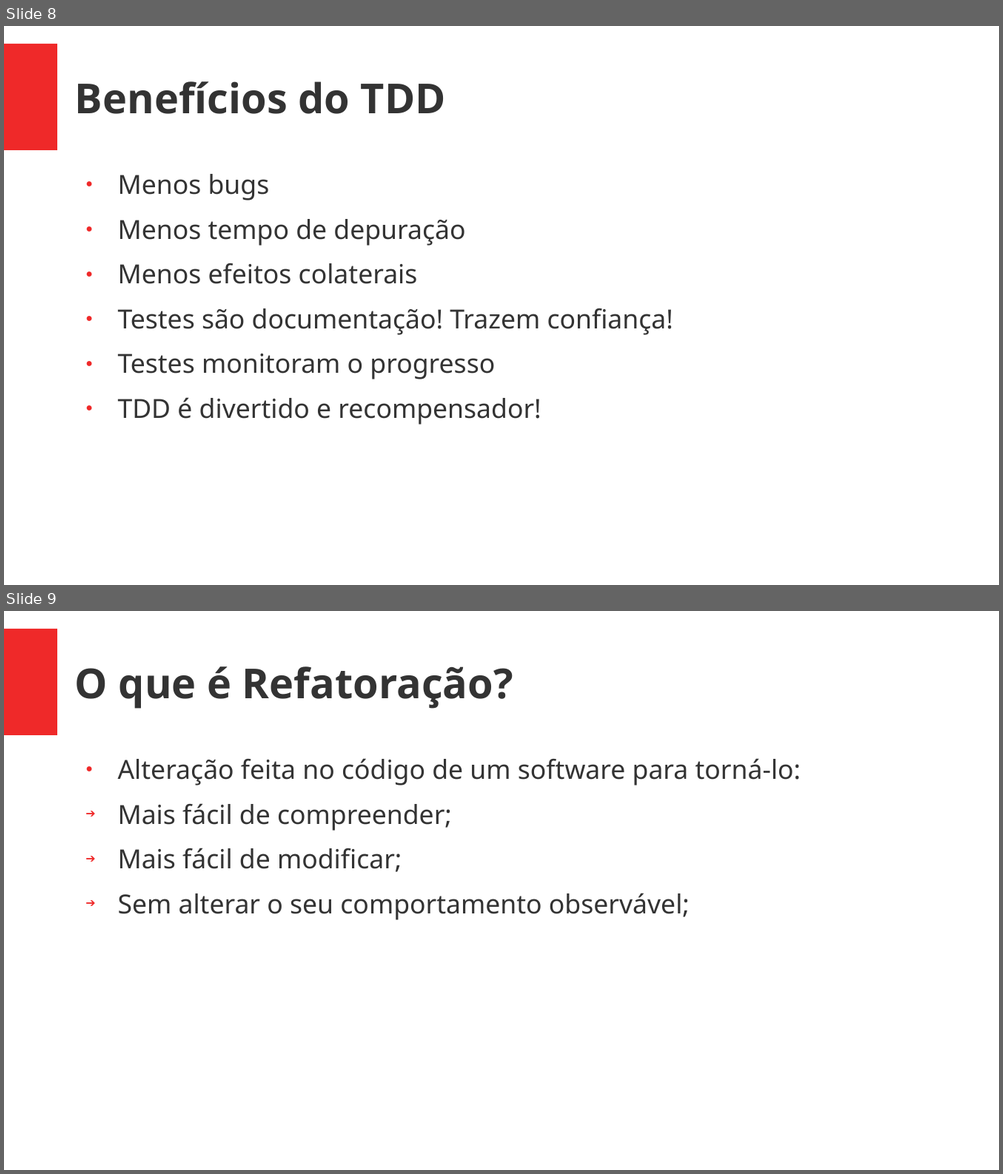
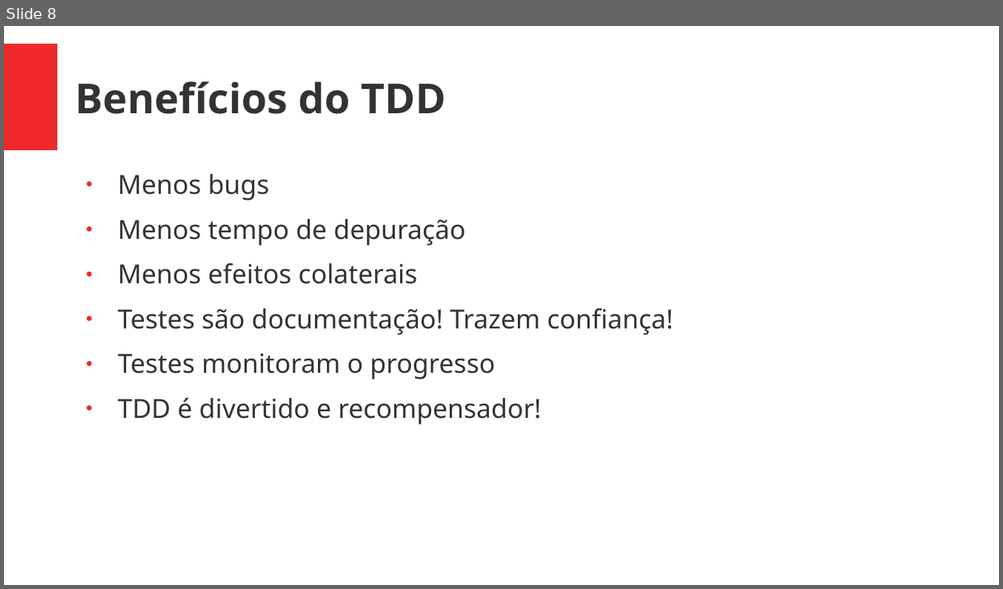
Before and after one commit to Geofisicando/C-orientado-a-testes, a slide deck: slides/oque_e_TDD.pptx. Shown one above the other, each under a label of ours: slides 8 and 9 before the commit, slide 8 after it. The pictures are 1003x1174 and 1003x589 pixels, drawn with LibreOffice and Linux fonts; fonts in the diff are those of the drawing. Boxes give left, top, right and bottom in pixels: in the first picture for what was removed or moved away, otherwise in the second. Text is boxed around its words. In the diff, an @@ line names an element or a change of style, - is before the commit and + after.

```diff
--- a/slides/oque_e_TDD.pptx
+++ b/slides/oque_e_TDD.pptx
@@ slide 9 removed at <box>4,611,999,1170</box>, background #FFFFFF; not listed: 1 template element that a slide beside it also shows @@
@@ text removed at <box>75,667,513,709</box> @@
-O que é Refatoração?
@@ text removed at <box>118,758,801,920</box> @@
-● Alteração feita no código de um software para torná-lo:
-➔ Mais fácil de compreender;
-➔ Mais fácil de modificar;
-➔ Sem alterar o seu comportamento observável;
```
Also in this commit, not shown: 2 other slides removed, 5 other files.
